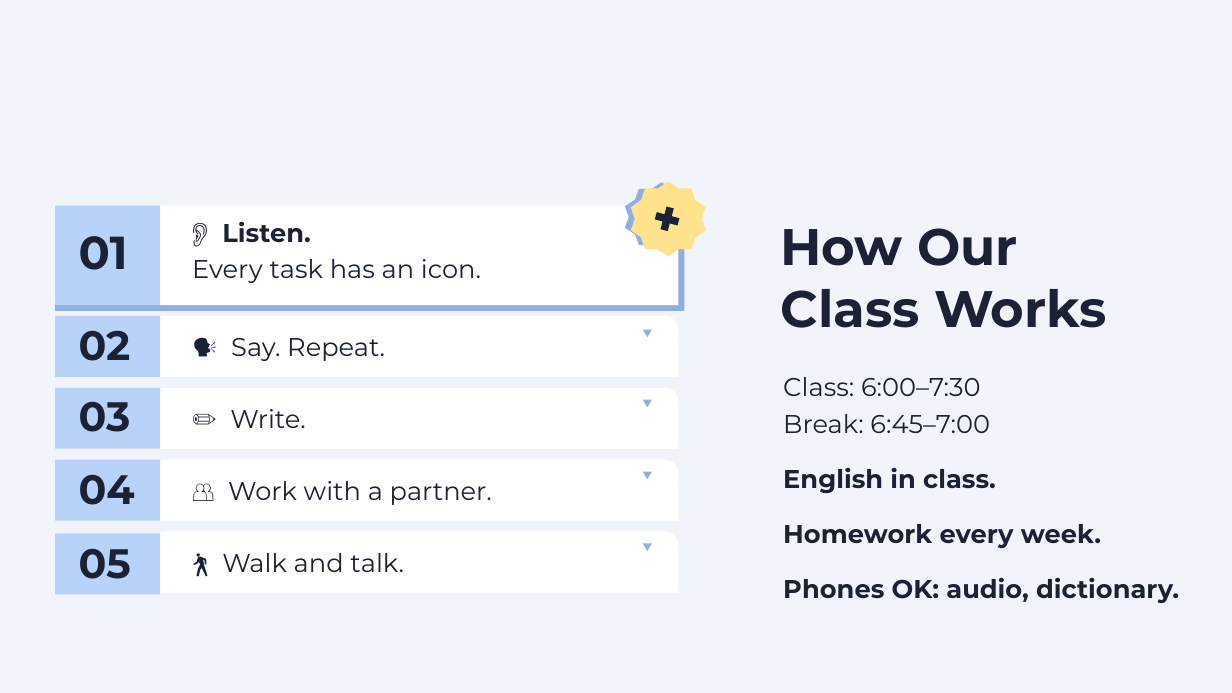
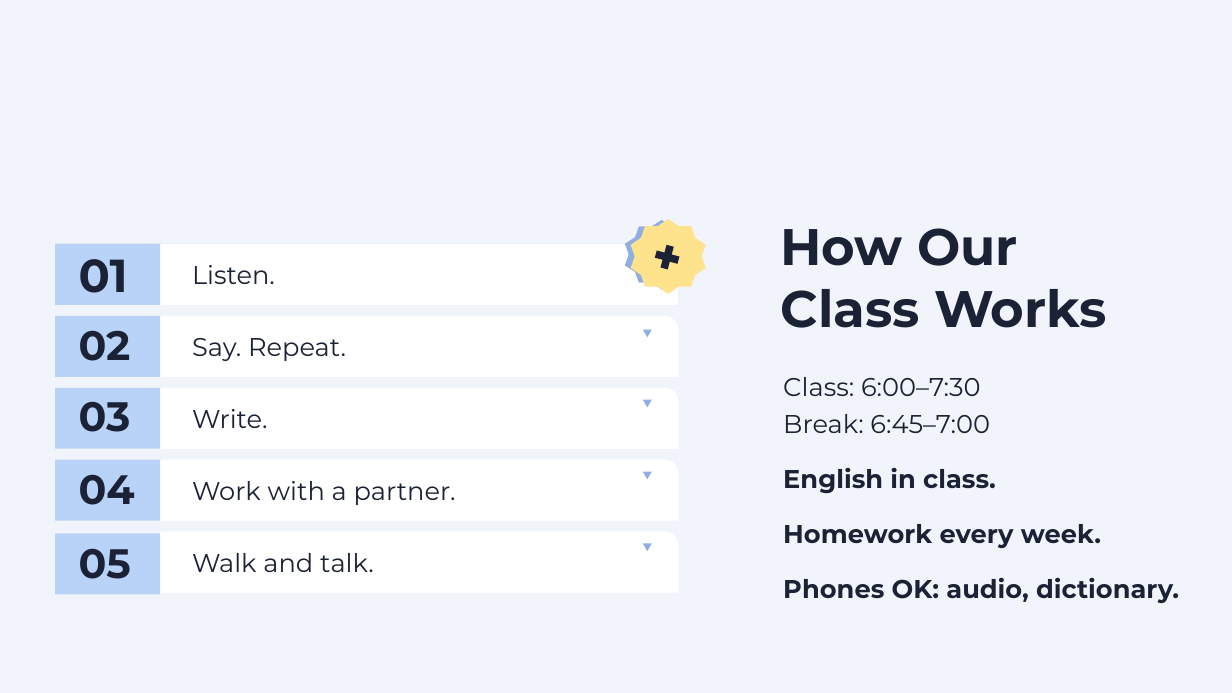
Before and after one commit to sdpursley/ESL-Curriculum, a slide deck: slide 4 of level1/slides/Level1_Lesson1_Slides.pptx. Drawn at 1232x693 pixels with LibreOffice and Linux fonts; fonts in the diff are those of the drawing. Boxes give left, top, right and bottom in pixels: in the first picture for what was removed or moved away, otherwise in the second. Text is boxed around its words. In the diff, an @@ line names an element or a change of style, - is before the commit and + after.

```diff
--- a/level1/slides/Level1_Lesson1_Slides.pptx
+++ b/level1/slides/Level1_Lesson1_Slides.pptx
@@ 2 stars, 1 plus sign: place and size @@
-2 stars, 1 plus sign at [625,181,706,256]
+2 stars, 1 plus sign at [625,219,706,294]
@@ round rect: place and size @@
-round rect at [55,212,685,311]
+round rect at [55,244,678,305]
@@ rectangle: place and size @@
-rectangle at [55,206,161,306]
+rectangle at [55,244,161,305]
@@ text "01": place and size @@
-text "01" at [79,236,128,270]
+text "01" at [79,259,128,293]
@@ round rect: place and size @@
-round rect at [160,206,678,306]
+round rect at [160,244,678,305]
@@ text "Listen." at [192,265,275,284]: vertical alignment top to middle @@
@@ text at [192,265,275,284]: text changed; bold off @@
-👂 Listen.
+Listen.
@@ text removed at [192,259,481,283] @@
-Every task has an icon.
@@ triangle: place and size @@
-triangle at [643,226,653,233]
+triangle at [643,258,653,265]
@@ text at [192,338,346,361]: text changed @@
-🗣️ Say. Repeat.
+Say. Repeat.
@@ text at [192,409,268,428]: text changed @@
-✏️ Write.
+Write.
@@ text at [192,481,456,505]: text changed @@
-👥 Work with a partner.
+Work with a partner.
@@ text at [192,553,374,572]: text changed @@
-🚶 Walk and talk.
+Walk and talk.
```
Also in this commit, not shown: 12 other slides changed, 2 other files.
